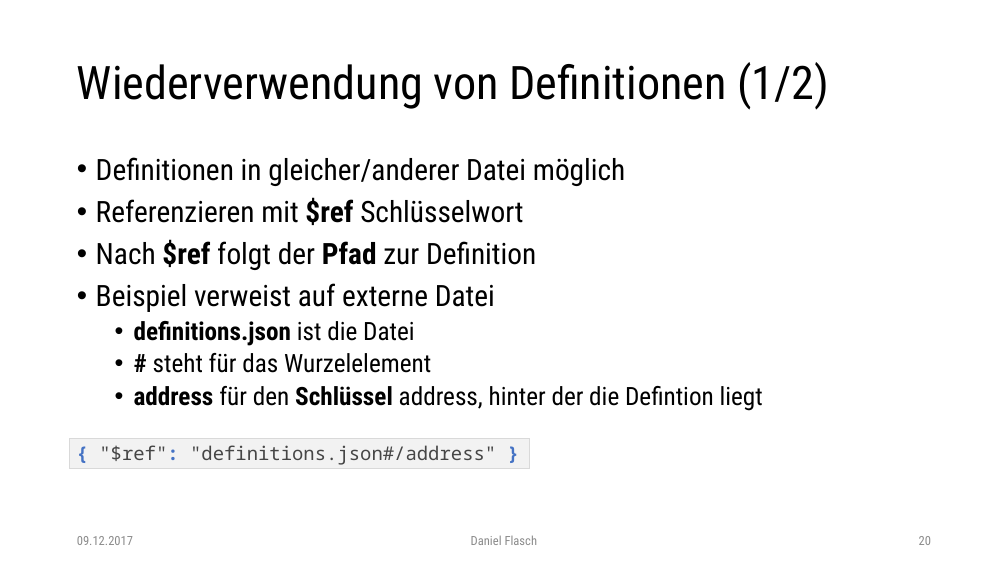
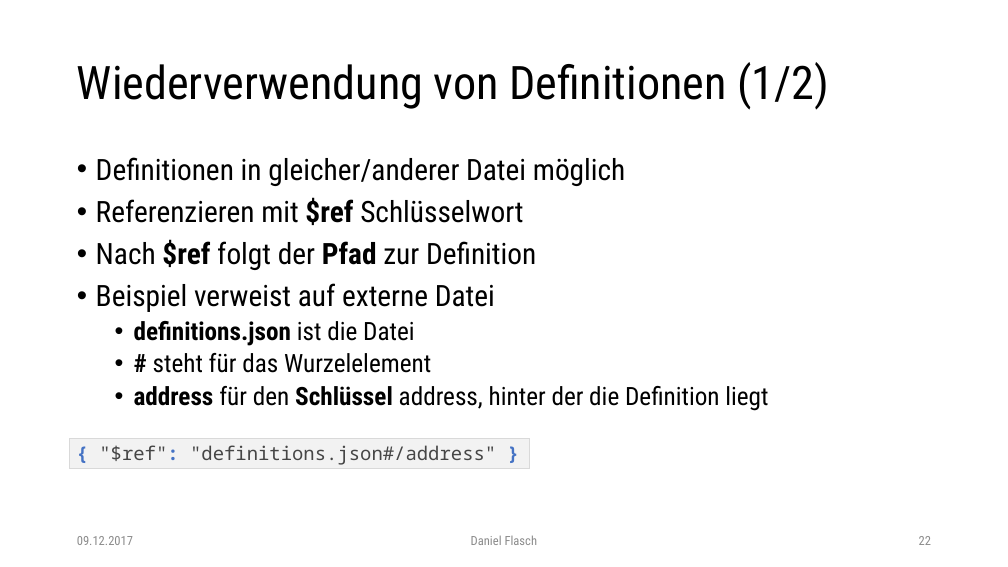
Before and after one commit to dflasch/jsonSchemaEdu, a slide deck: slide 23 of doc/json-schema.pptx (slide 21 before the commit). Drawn at 1008x567 pixels with LibreOffice and Linux fonts; fonts in the diff are those of the drawing. Boxes give left, top, right and bottom in pixels: in the first picture for what was removed or moved away, otherwise in the second. Text is boxed around its words. In the diff, an @@ line names an element or a change of style, - is before the commit and + after.

```diff
--- a/doc/json-schema.pptx
+++ b/doc/json-schema.pptx
@@ text at [134, 386, 768, 411]: text changed @@
-  • address für den Schlüssel address, hinter der die Defintion liegt
+  • address für den Schlüssel address, hinter der die Definition liegt
@@ page number at [919, 536, 931, 545]: text changed @@
-20
+22
```
Also in this commit, not shown: 2 other slides changed, 2 slides added, 1 slide removed, 3 other files.
